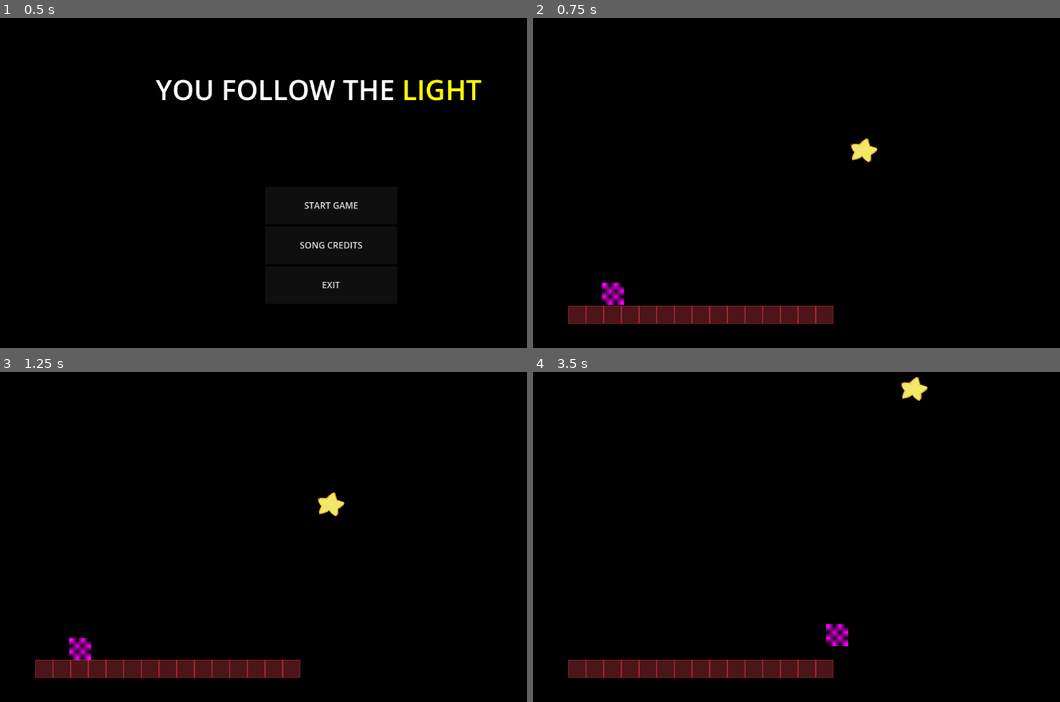
Above: before the commit, frames 1-4 (two rows, left to right).
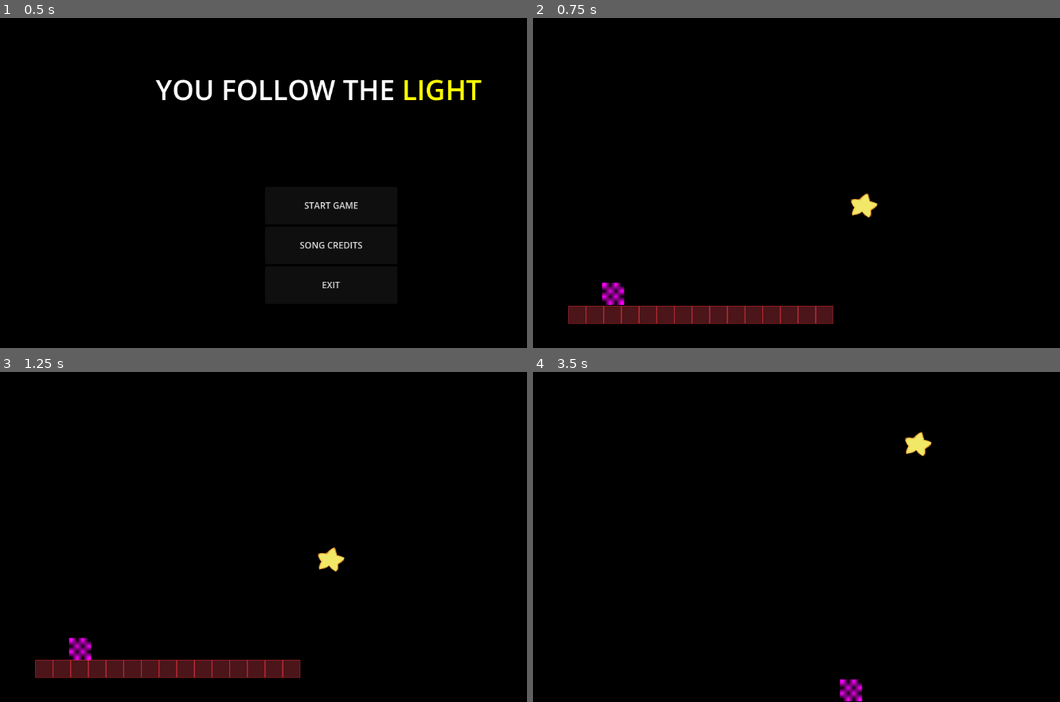
Above: after the commit, the same moments.

Repository: D4NIFAKTOR1ELLE/MissingStar
Game: Godot game, scene res://Game.tscn
Two runs of this game, one before a commit and one after it. Both use one fixed random seed, a clock stepped at 60 frames per second and the inputs below.
Inputs (mouse positions are in pixels of both pictures, inside the frame that each line leads up to):
- Up to frame 1 (0.5 s): no input
- Up to frame 2 (0.75 s): click "START GAME" at 0.5 s
- Up to frame 3 (1.25 s): no input
- Up to frame 4 (3.5 s): tap Enter at 1.25 s; move the mouse to (991, 504) at 1.27 s; hold D (right) 1.28-2.78 s; click (991, 504) at 1.35 s; tap Space (jump) at 1.52, 2.27 s; move the mouse to (722, 540) at 2.02 s; right-click (722, 540) at 2.1 s; move the mouse to (912, 444) at 2.77 s; hold A (left) from 2.78 s (still down); click (912, 444) at 2.85 s

Frame 1 is identical in both runs. In frame 2, 0.5% of the frame differs, in the area x 60-66%, y 36-61%; in frame 3, 0.5%; in frame 4, 3.8%, in the area x 6-76%, y 1-100%.
Error in both runs: Invalid access to property or key 'size' on a base object of type 'null instance'. (res://components/snowman.gd:22)

Commit message:
Offset fixed

Diff:
--- a/missing-star/components/Star.tscn
+++ b/missing-star/components/Star.tscn
@@ -4,5 +4,6 @@
 [ext_resource type="Texture2D" uid="uid://btmeukmnx8gbc" path="res://img/star.png" id="1_mj8d1"]
 
 [node name="Star" type="Sprite2D"]
+position = Vector2(-25, -24)
 texture = ExtResource("1_mj8d1")
 script = ExtResource("1_hfvjk")
--- a/missing-star/components/star.gd
+++ b/missing-star/components/star.gd
@@ -9,7 +9,7 @@
 	set_physics_process(true)
 
 func _physics_process(_delta: float) -> void:
-	global_position = get_viewport().get_mouse_position()
+	global_position = get_viewport().get_camera_2d().get_global_mouse_position()
 
 #ALERT The parametric equation to make the player jump work
 	#var target = player.get_global_mouse_position()
--- a/missing-star/game.gd
+++ b/missing-star/game.gd
@@ -14,6 +14,8 @@
 func start_game():
 	snowman = snowman.instantiate()
 	star = star.instantiate()
+
+	Input.set_mouse_mode(Input.MOUSE_MODE_HIDDEN)
 
 	snowman.star_ref = star
 	snowman.initialise()
